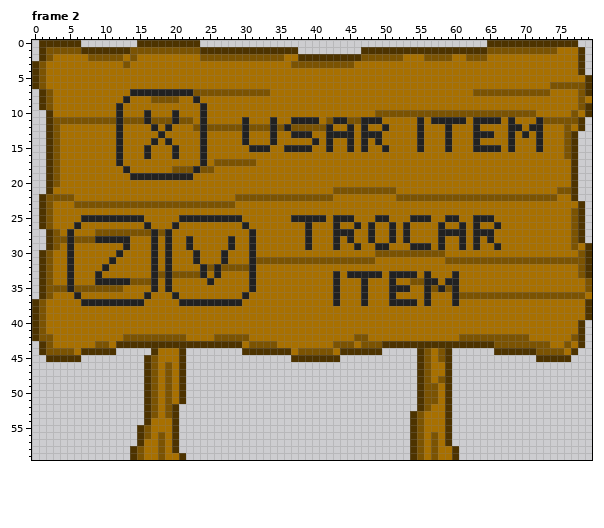
One commit to this pixel-art file: res/sprite/graphic15.aseprite. The first picture shows the starting point.
80x60 pixels, 3 frames. Shown: frame 2. The commit also changed other frames, which this record leaves out.
After the commit:
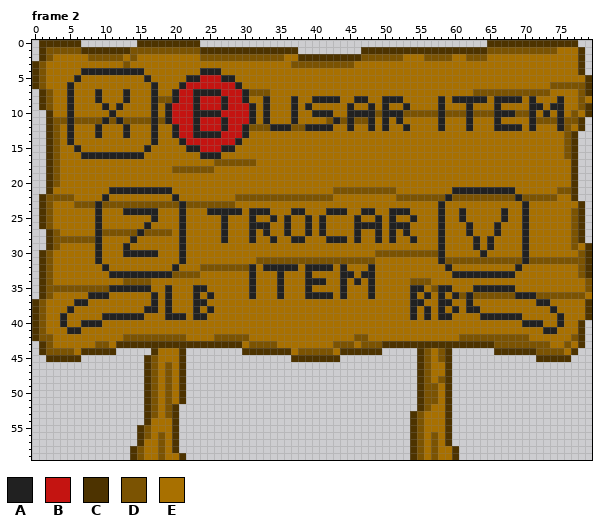
Palette (. is transparent): A #212121  B #c41411  C #4d3300  D #7b5302  E #a87000
Diff:
Frame 2, layers "Layer 3", "Layer 2":
y 4: x 7..15 EEEEEEEEE -> AAAAAAAAA; x 24..26 EEE -> AAA
y 5: x 6 E -> A; x 16 E -> A; x 22..28 EEEEEEE -> AABBBAA
y 6: x 5 E -> A; x 17 E -> A; x 21..29 EEEEEEEEE -> ABBBBBBBA
y 7: x 5 E -> A; x 9 E -> A; x 13..16 EAAA -> AEEE; x 18..19 AA -> EE; x 21..30 AADDDDDDDD -> BBAAAABBBA
y 8: x 5 E -> A; x 9 E -> A; x 17 D -> A; x 20..22 DEE -> ABB; x 24..30 EEEEEEE -> BBBABBA; x 33 E -> A; x 37 E -> A; x 40..43 EEEE -> AAAA; x 46..47 EE -> AA; x 50..52 EEE -> AAA; x 58 E -> A; x 60..64 EEEEE -> AAAAA; x 66..69 EEEE -> AAAA; x 71 E -> A; x 75 E -> A
y 9: x 5 E -> A; x 10 E -> A; x 17 E -> A; x 19..31 EEEEEAEEEEEEE -> ABBBABBBABBBA; x 33 E -> A; x 37 E -> A; x 39 E -> A; x 45 E -> A; x 48 E -> A; x 50 E -> A; x 53 E -> A; x 58 E -> A; x 62 E -> A; x 66 E -> A; x 71..72 EE -> AA; x 74..75 EE -> AA
y 10: x 5 E -> A; x 11..12 EA -> AE; x 16..17 AE -> EA; x 19..23 EAEEE -> ABBBA; x 25..31 EEEEEEE -> AABBBBA; x 33 E -> A; x 37 E -> A; x 40..42 EEE -> AAA; x 45..48 EEEE -> AAAA; x 50..52 DDD -> AAA; x 58 D -> A; x 62 D -> A; x 66..68 DDD -> AAA; x 71 D -> A; x 73 E -> A; x 75 E -> A
y 11: x 5 D -> A; x 10 D -> A; x 16..17 AD -> DA; x 19..31 DADDEAEEEEEAE -> ABBBABBBABBBA; x 33..34 EA -> AE; x 38..40 AAA -> EEE; x 44..45 AD -> DA; x 47 A -> D; x 49..50 AE -> EA; x 52 E -> A; x 55 A -> E; x 57 A -> E; x 59..65 AAAEAAA -> EEEAEEE; x 68 A -> E; x 71..72 EA -> AD; x 75 D -> A
y 12: x 5 E -> A; x 9 E -> A; x 12..13 AE -> EA; x 19..29 AEEEDADDDDD -> EABBABBBABB; x 35 D -> A; x 39..41 DDD -> AAA; x 47..48 AE -> EA; x 53 E -> A; x 55 A -> E; x 58..59 EA -> AE; x 62..63 EA -> AE; x 66..67 EE -> AA; x 72 A -> E; x 75 E -> A
y 13: x 5 E -> A; x 9 E -> A; x 12..13 AE -> EA; x 17..18 EA -> AE; x 20..23 EEEE -> ABBA; x 25..29 EEEEE -> AABBB; x 34 A -> E; x 37..39 AAA -> EEE; x 42..45 AAAA -> EEEE; x 47..49 AAA -> EEE; x 55 A -> E; x 59 A -> E; x 63..65 AAA -> EEE; x 68 A -> E; x 70 A -> E; x 72 A -> E
y 14: x 5 E -> A; x 12 A -> E; x 19 A -> E; x 21..30 EEEAEEEEEA -> ABBBBBBBAE; x 34 A -> E; x 40 A -> E; x 42 A -> E; x 45 A -> E; x 47 A -> E; x 49 A -> E; x 55 A -> E; x 59 A -> E; x 63 A -> E; x 68 A -> E; x 72 A -> E
y 15: x 6 E -> A; x 12 A -> E; x 20 A -> E; x 22..28 EEAEEEE -> AABBBAA; x 31..33 AAA -> EEE; x 36..39 AAAA -> EEEE; x 42 A -> E; x 45 A -> E; x 47 A -> E; x 50 A -> E; x 55 A -> E; x 59 A -> E; x 63..66 AAAA -> EEEE; x 68 A -> E; x 72 A -> E
y 16: x 7..11 EEEEE -> AAAAA; x 13..16 EEEA -> AAAE; x 20 A -> E; x 25..26 EE -> AA
y 17: x 12 A -> E; x 24 A -> E
y 18: x 13 A -> E; x 23 A -> D
y 19: x 14..22 AAAAAAAAA -> EEEEEEEEE
y 21: x 11..19 EEEEEEEEE -> AAAAAAAAA; x 60..68 EEEEEEEEE -> AAAAAAAAA
y 22: x 10 E -> A; x 20 E -> A; x 59 D -> A; x 69 D -> A
y 23: x 9 D -> A; x 21 D -> A; x 58 E -> A; x 70 E -> A
y 24: x 9 E -> A; x 13..17 EEEEE -> AAAAA; x 21 E -> A; x 25..29 EEEEE -> AAAAA; x 31..33 EEE -> AAA; x 37..38 EE -> AA; x 42..44 EEE -> AAA; x 47..48 EE -> AA; x 51..53 EEE -> AAA; x 58 E -> A; x 61 E -> A; x 67 E -> A; x 70 E -> A
y 25: x 7..8 AA -> EE; x 10..15 AAAAAA -> EEEEEE; x 17 E -> A; x 22..26 AAAAA -> EEEEE; x 28..29 AA -> EE; x 31 E -> A; x 34 E -> A; x 36..38 EAA -> AEE; x 40 A -> E; x 43..46 AAAE -> EEEA; x 50..51 AE -> EA; x 55..56 AA -> EE; x 58..61 EAAE -> AEEA; x 63..65 AAA -> EEE; x 67 E -> A; x 70 E -> A
y 26: x 6 A -> E; x 9 E -> A; x 20..21 AE -> EA; x 27 E -> A; x 30..33 AEEE -> EAAA; x 36 E -> A; x 41 E -> A; x 43 A -> E; x 47 E -> A; x 49 E -> A; x 52 E -> A; x 61..63 AEA -> EAE; x 70 E -> A
y 27: x 5 A -> E; x 9 D -> A; x 15 D -> A; x 17 A -> D; x 19 A -> D; x 21 E -> A; x 27 E -> A; x 33 E -> A; x 36 E -> A; x 41 E -> A; x 43..46 AAAE -> EEEA; x 48..49 AE -> EA; x 59..66 AAAEAAAE -> EEEAEEEA; x 70 E -> A
y 28: x 5 A -> D; x 10..14 AAAAE -> EEEEA; x 17 A -> E; x 19 A -> E; x 21..22 EA -> AE; x 27..28 EA -> AE; x 34 E -> A; x 37..39 EEA -> AAE; x 42 E -> A; x 44..46 EAE -> AEA; x 48..49 AE -> EA; x 53..54 AE -> EA; x 61 A -> E; x 70 E -> A
y 29: x 5 A -> E; x 9 E -> A; x 17 A -> E; x 19 A -> E; x 21..22 EA -> AE; x 28 A -> E; x 31 A -> E; x 39 A -> E; x 43 A -> E; x 46 A -> E; x 49..50 AA -> EE; x 54..56 AAA -> EEE; x 61 A -> E; x 65..66 EA -> AE; x 70 E -> A
y 30: x 5 A -> E; x 9 E -> A; x 12..16 AEEEE -> EAAAA; x 19 A -> E; x 21 E -> A; x 23 A -> E; x 27 A -> E; x 31 A -> E; x 58 D -> A; x 64 E -> A; x 70 E -> A
y 31: x 5 A -> E; x 9 E -> A; x 11 A -> E; x 17 A -> E; x 19 A -> E; x 21 E -> A; x 23 A -> E; x 27 A -> E; x 31 A -> E; x 58 E -> A; x 70 D -> A
y 32: x 5 A -> E; x 17 A -> E; x 19..20 AE -> EA; x 24 A -> D; x 26 A -> D; x 33..37 EEEEE -> AAAAA; x 39..42 EEEE -> AAAA; x 44 E -> A; x 48 E -> A; x 59 E -> A; x 69 E -> A
y 33: x 5 A -> E; x 9 A -> E; x 11..16 EEEEEE -> AAAAAA; x 18 D -> A; x 24 A -> E; x 26 A -> E; x 35 E -> A; x 39 E -> A; x 43..44 AE -> EA; x 46 A -> E; x 49 A -> E; x 51..54 AAAA -> EEEE; x 56 A -> E; x 61..68 EEEEEEEE -> AAAAAAAA
y 34: x 5 A -> E; x 9..13 AAAAA -> EEEED; x 17 A -> E; x 19 A -> E; x 25 A -> E; x 35 E -> A; x 39..41 EEE -> AAA; x 43..44 AE -> EA; x 46..48 EAE -> AEA; x 51 A -> E; x 56..57 AA -> DE; x 59..60 AA -> EE
y 35: x 5 A -> D; x 11..17 DDEEEEA -> AAAAAAE; x 23..24 EE -> AA; x 35 E -> A; x 39 E -> A; x 43..44 AE -> EA; x 47..48 AE -> EA; x 51..56 AAAEEA -> EEEAAE; x 59..60 DA -> AE; x 63..68 EEEEEE -> AAAAAA
y 36: x 6 A -> E; x 8..10 EEE -> AAA; x 16..17 AE -> EA; x 19..20 EA -> AE; x 23 E -> A; x 25 E -> A; x 30..31 AE -> EA; x 35 E -> A; x 39..44 EEEEAE -> AAAAEA; x 47..48 AE -> EA; x 51 A -> E; x 54 E -> A; x 58 E -> A; x 62 D -> A; x 69..71 DDD -> AAA
y 37: x 6 E -> A; x 8..15 AAAAAAAA -> EEEEEEEE; x 17 E -> A; x 19 E -> A; x 21..22 AA -> EE; x 25..29 AAAAA -> EEEEE; x 43 A -> E; x 47 A -> E; x 51..53 AAA -> EEE; x 55..56 EA -> AE; x 58..60 EEA -> AAE; x 62 E -> A; x 72..73 EE -> AA
y 38: x 5 E -> A; x 16..17 EE -> AA; x 19 E -> A; x 23 E -> A; x 25 E -> A; x 54 E -> A; x 56 E -> A; x 58 E -> A; x 60 E -> A; x 62..63 EE -> AA; x 74 E -> A
y 39: x 4 E -> A; x 10..15 EEEEEE -> AAAAAA; x 19..21 EEE -> AAA; x 23..24 EE -> AA; x 54 E -> A; x 56 E -> A; x 58..59 EE -> AA; x 64..69 EEEEEE -> AAAAAA; x 75 E -> A
y 40: x 4 E -> A; x 7..9 EEE -> AAA; x 70..72 EEE -> AAA; x 75 E -> A
y 41: x 5..6 EE -> AA; x 73..74 EE -> AA
Changed places in both pictures, as pixel boxes (x1, y1, x2, y2):
changed: (60, 68, 564, 334)
